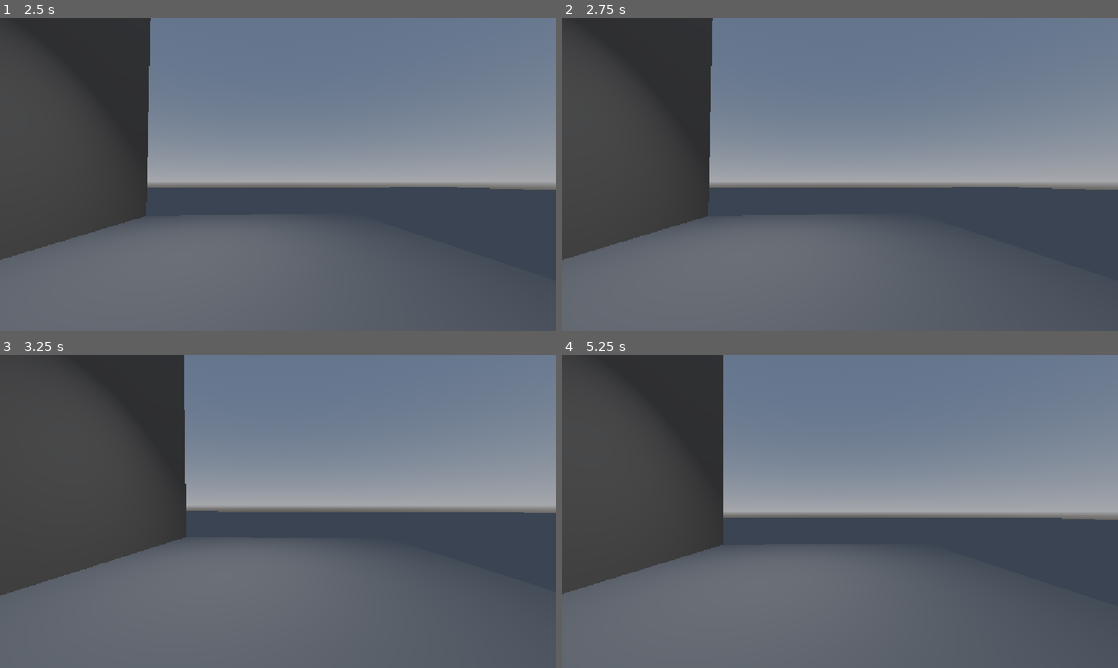
Above: before the commit, frames 1-4 (two rows, left to right).
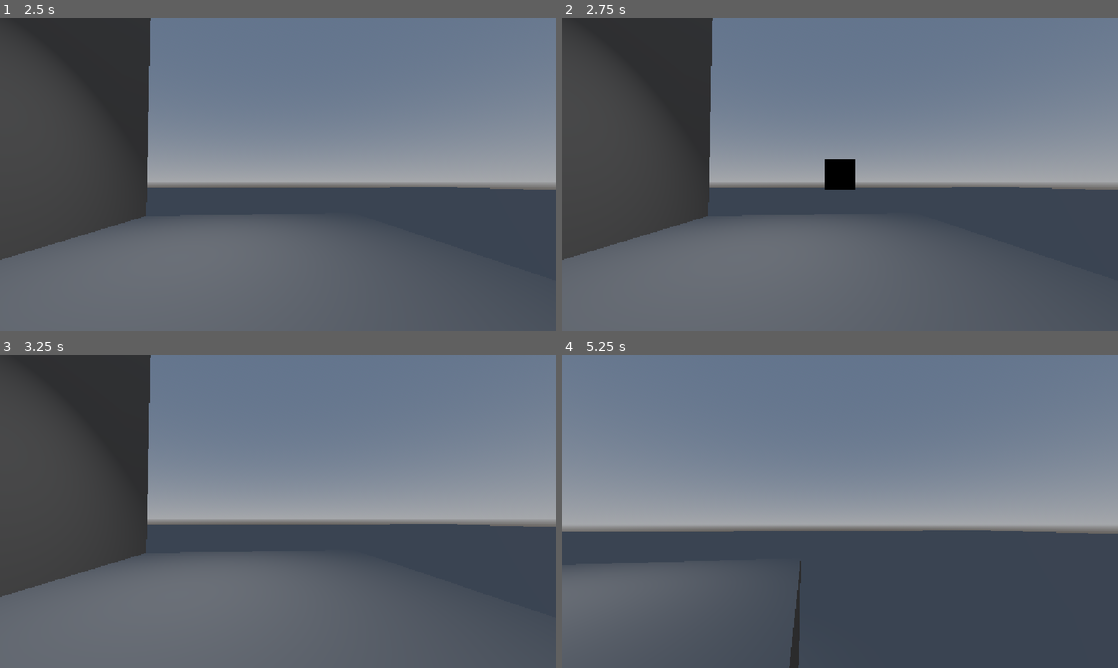
Above: after the commit, the same moments.

Repository: WasgehtPro/MoritzGame
Game: Godot game, scene res://Levels/gott_und_die_welt.tscn
Two runs of this game, one before a commit and one after it. Both use one fixed random seed, a clock stepped at 60 frames per second and the inputs below. Video files are missing from this copy of the repository; at most half a second of black plays in their place.
Inputs (mouse positions are in pixels of both pictures, inside the frame that each line leads up to):
- Up to frame 1 (2.5 s): tap Enter at 0.5 s; move the mouse to (305, 174) at 0.52 s; hold W (Forward) from 0.53 s (still down); move the mouse to (250, 174) at 1.27 s; tap Space at 2 s; move the mouse to (289, 168) at 2.02 s
- Up to frame 2 (2.75 s): keep holding W (Forward)
- Up to frame 3 (3.25 s): keep holding W (Forward); move the mouse to (272, 517) at 2.77 s
- Up to frame 4 (5.25 s): keep holding W (Forward); tap Enter at 3.5 s; move the mouse to (878, 514) at 3.52 s; move the mouse to (795, 508) at 4.27 s; tap Space at 5 s; move the mouse to (845, 511) at 5.02 s

Frame 1 is identical in both runs. In frame 2, 0.5% of the frame differs, in the area x 47-53%, y 45-55%; in frame 3, 8.6%; in frame 4, 40%, in the area x 0-100%, y 0-100%.

Commit message:
added more reels

Diff:
--- a/moritz-game/Levels/gott_und_die_welt.tscn
+++ b/moritz-game/Levels/gott_und_die_welt.tscn
@@ -38,4 +38,7 @@
 
 [node name="ReelsTrigger" parent="." unique_id=279504517 instance=ExtResource("2_dvxqt")]
 transform = Transform3D(1, 0, 0, 0, -1, 1.509958e-07, 0, -1.509958e-07, -1, 0, 1, 0)
+minCooldown = 1.0
+maxCooldown = 2.0
+maxPlayTime = 10.0
 showHitbox = true
--- a/moritz-game/Objects/ReelsTrigger/ReelsTrigger.tscn
+++ b/moritz-game/Objects/ReelsTrigger/ReelsTrigger.tscn
@@ -31,3 +31,5 @@
 
 [node name="VideoStreamPlayer" type="VideoStreamPlayer" parent="CanvasLayer/CenterContainer" unique_id=975418218]
 layout_mode = 2
+
+[node name="Timer" type="Timer" parent="." unique_id=87929272]
--- a/moritz-game/Objects/ReelsTrigger/reels_trigger.gd
+++ b/moritz-game/Objects/ReelsTrigger/reels_trigger.gd
@@ -1,24 +1,35 @@
 extends Area3D
 
-## reels
+## refs
 @export_dir var reelFolder: String = "res://Reels"
 @onready var layer: CanvasLayer = $CanvasLayer
 @onready var player: VideoStreamPlayer = $CanvasLayer/CenterContainer/VideoStreamPlayer
+@onready var debugMesh: MeshInstance3D = $MeshInstance3D
+@onready var timer: Timer = $Timer
 
-## hitbox
+## vars
+@export var minCooldown: float = 3.0
+@export var maxCooldown: float = 15.0
+@export var minPlayTime: float = 5.0
+@export var maxPlayTime: float = 5.0
 @export var showHitbox: bool = false
-@onready var debugMesh: MeshInstance3D = $MeshInstance3D
 
-var played := false
+var nextCooldown: float = 15.0
+var nextPlayTime: float = 5.0
+var onCooldown := false
+var isPlaying := false
 
 func _ready() -> void:
+	debugMesh.visible = showHitbox
+	layer.visible = false
+	timer.one_shot = true
 	body_entered.connect(_on_body_entered)
-	player.finished.connect(_on_video_finished)
+	player.finished.connect(_end_video)
+	timer.timeout.connect(_on_timer_timeout)
 
 func _on_body_entered(body: Node3D) -> void:
-	if played or not body.is_in_group("Player"):
+	if isPlaying or onCooldown or not body.is_in_group("Player"):
 		return
-	played = true
 	_play_random_video()
 
 func _play_random_video() -> void:
@@ -29,17 +40,41 @@
 
 	if videos.is_empty():
 		push_warning("No .ogv videos found in " + reelFolder)
-		played = false
 		return
 
+	var chosen: String = reelFolder.path_join(videos.pick_random()) ##"res://Reels/WheresLois.ogv"
+	print("Playing: ", chosen)  # if a video fails, this shows which file is bad
+
 	var stream := VideoStreamTheora.new()
-	stream.file = reelFolder.path_join(videos.pick_random())
+	stream.file = chosen
 	player.stream = stream
+
+	nextPlayTime = randf_range(minPlayTime, maxf(maxPlayTime, minPlayTime))
+	nextCooldown = randf_range(minCooldown, maxf(maxCooldown, minCooldown))
+
 	layer.visible = true
+	isPlaying = true
 	player.play()
+	timer.start(nextPlayTime)  # cuts the video off at max play time
 
-func _on_video_finished() -> void:
+func _end_video() -> void:
+	if not isPlaying:
+		return
+	isPlaying = false
+	player.stop()
 	layer.visible = false
-	# played stays true, so it only triggers once.
-	# Set played = false here if it should be re-triggerable,
-	# or call queue_free() to remove the area entirely.
+
+	onCooldown = true
+	timer.start(nextCooldown)
+
+func _on_timer_timeout() -> void:
+	if isPlaying:
+		_end_video()  # play time reached
+		return
+
+	onCooldown = false  # cooldown over
+	# If the player is still standing inside, retrigger (body_entered won't fire again)
+	for body in get_overlapping_bodies():
+		if body.is_in_group("Player"):
+			_play_random_video()
+			break
Not shown, added: moritz-game/Reels/Beatbox.ogv.uid
Not shown, added: moritz-game/Reels/Cone.ogv.uid
Not shown, added: moritz-game/Reels/DogAccelerator.ogv.uid
Not shown, added: moritz-game/Reels/DogDance.ogv.uid
Not shown, added: moritz-game/Reels/FUN.ogv.uid
Not shown, added: moritz-game/Reels/MetalWilly.ogv.uid
Not shown, added: moritz-game/Reels/Minion.ogv.uid
Not shown, added: moritz-game/Reels/Rectangle.ogv.uid
Not shown, added: moritz-game/Reels/SkibidiCat.ogv.uid
Not shown, added: moritz-game/Reels/WheresLois.ogv.uid
Not shown, added: moritz-game/Reels/Beatbox.ogv
Not shown, added: moritz-game/Reels/Cone.ogv
(and 8 more such lines)
